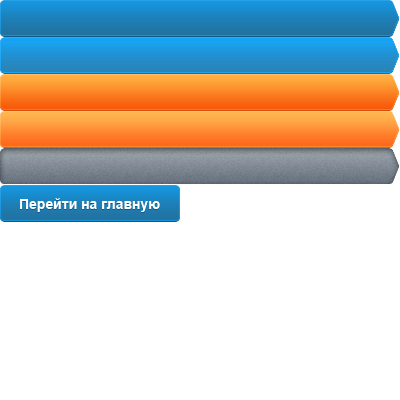
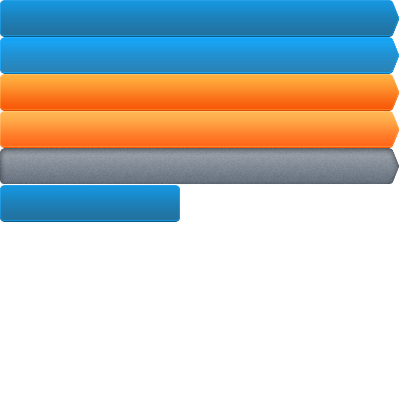
Comparing the layer stacks of the two w=400, h=400 images. Changes:
painted on "Layer 6" over (20, 198, 160, 213)
